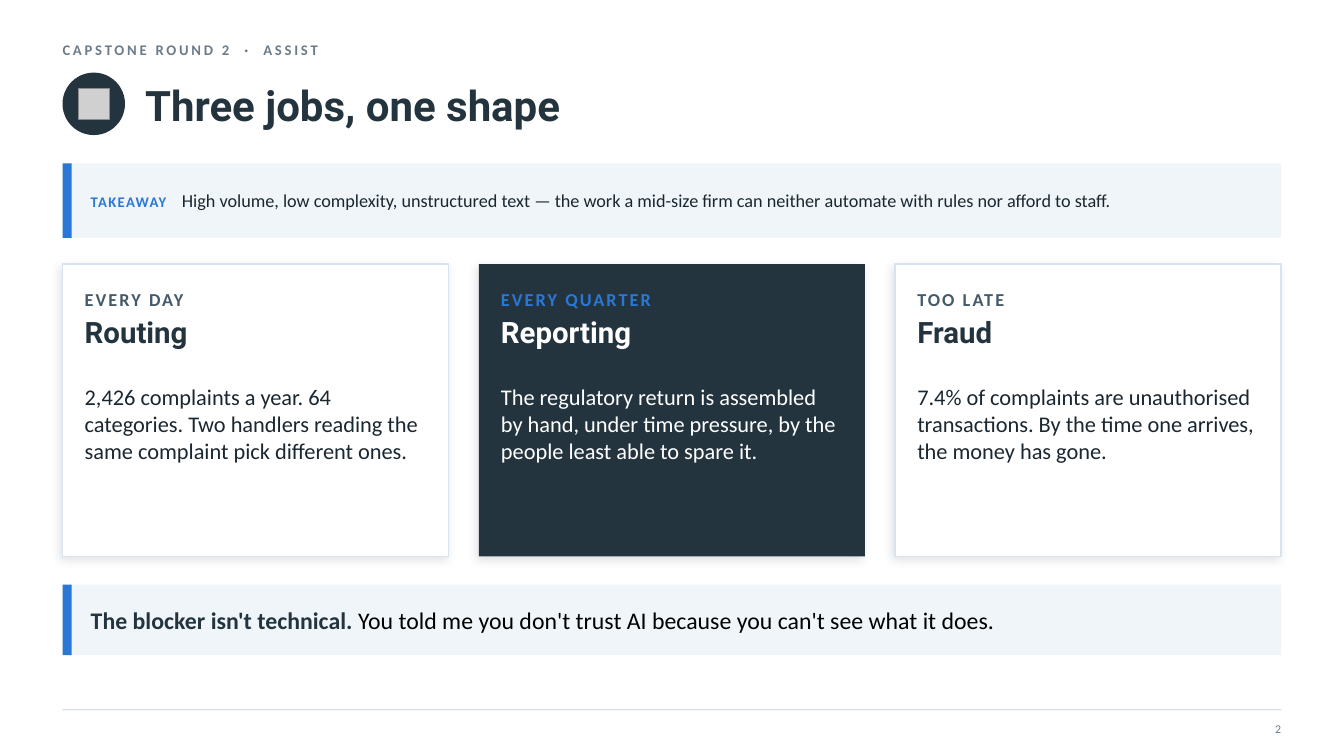
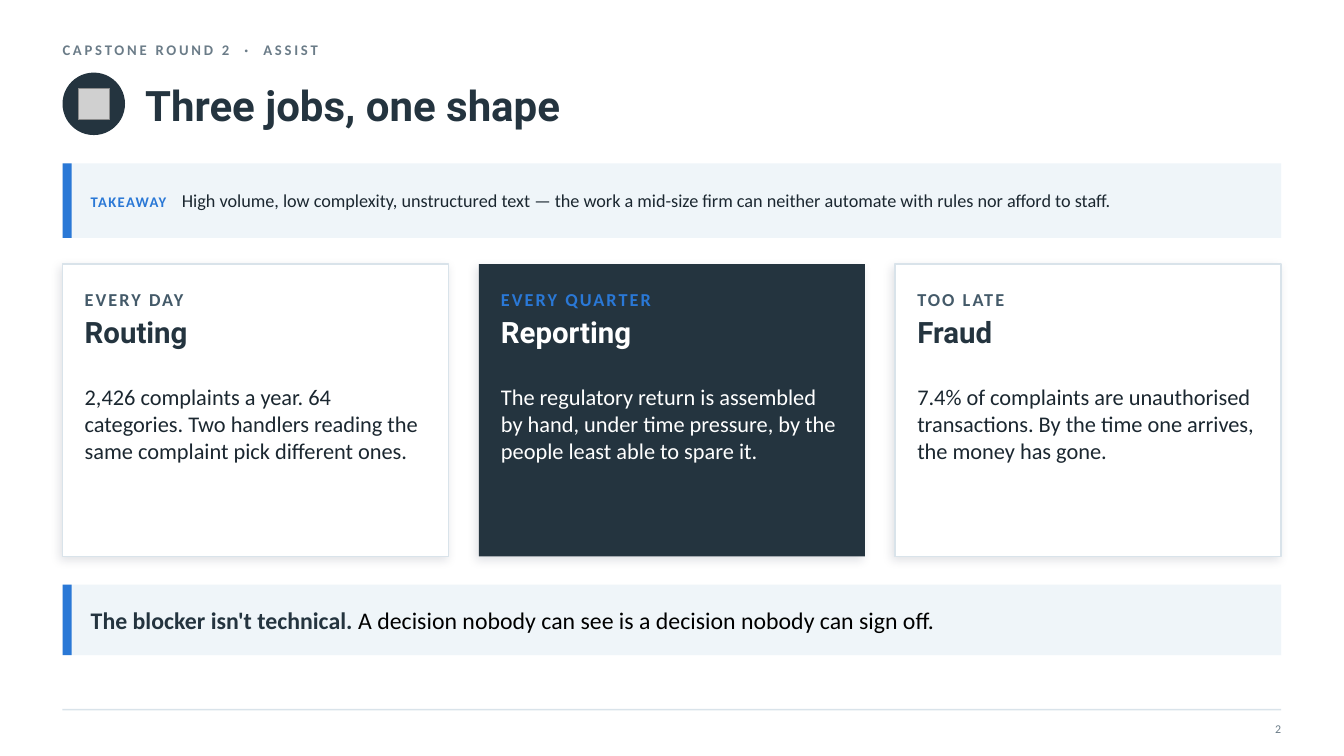
Before and after one commit to nyelugo/PROJECT-Capstone-AI-Consulting, a slide deck: slide 3 of presentation.pptx. Drawn at 1344x756 pixels with LibreOffice and Linux fonts; fonts in the diff are those of the drawing; grey boxes stand for pictures. Boxes give left, top, right and bottom in pixels: in the first picture for what was removed or moved away, otherwise in the second. Text is boxed around its words. In the diff, an @@ line names an element or a change of style, - is before the commit and + after.

```diff
--- a/presentation.pptx
+++ b/presentation.pptx
@@ text at <box>91,612,934,633</box>: text changed @@
-The blocker isn't technical. You told me you don't trust AI because you can't see what it does.
+The blocker isn't technical. A decision nobody can see is a decision nobody can sign off.
```
Also in this commit, not shown: 1 other slide changed, 1 other file.
